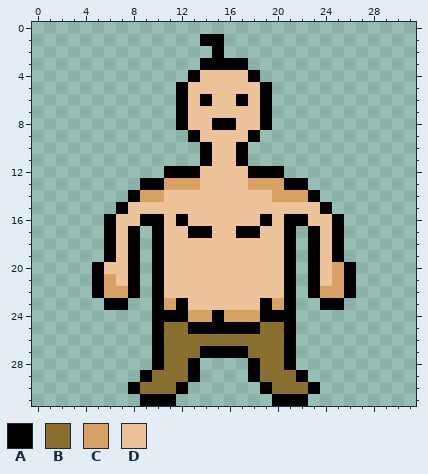
Two versions of one pixel-art file, aseprite/chunk.aseprite. The picture above was drawn from the file before the commit.
32x32 pixels, 1 frame.
Palette (. is transparent): A #000000  B #8a6f30  C #d9a066  D #eec39a
Pixels before, first column x 5:
 1 .........AA...........
 2 ..........A...........
 3 .........AAAA.........
 4 ........ADDDDA........
 5 .......ADDDDDDA.......
 6 .......ADADDADA.......
 7 .......ADDDDDDA.......
 8 .......ADDAADDA.......
 9 ........ADDDDA........
10 .........ADDA.........
11 .........ADDA.........
12 ......AAADDDDAAA......
13 ....AACCCDDDDCCCAA....
14 ...ACCDDDDDDDDDCCCA...
15 ..ADDDDDDDDDDDDDDDDA..
16 .ADDAADADDDDDDADAADDA.
17 .ADA.ADDAADDAADDA.ADA.
18 .ADA.ADDDDDDDDDDA.ADA.
19 .ADA.ADDDDDDDDDDA.ADA.
20 ADDA.ADDDDDDDDDDA.ADCA
21 ACDA.ADDDDDDDDDDA.ADCA
22 ACCA.ADDDDDDDDDDA.ACCA
23 .AA..ACADDDDDDACA..AA.
24 .....AAACCACCCAAA.....
25 .....ABBAAAAAABBA.....
26 .....ABBBBBBBBBBA.....
27 .....ABBBAAAABBBA.....
28 .....ABBA....ABBA.....
29 ....ABBBA....ABBBA....
30 ...ABBBA......ABBBA...
31 ....AAA........AAA....
And afterwards:
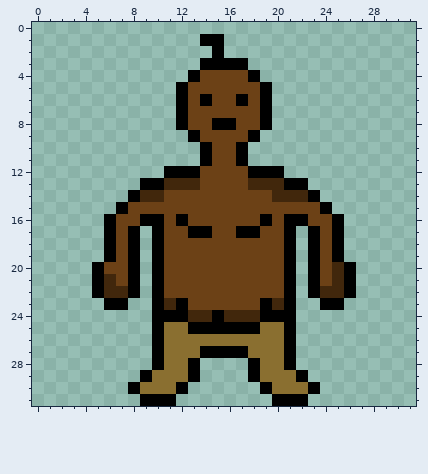
The edit:
Colour C changes from #d9a066 to #41270c.
Colour D changes from #eec39a to #6c4116.
